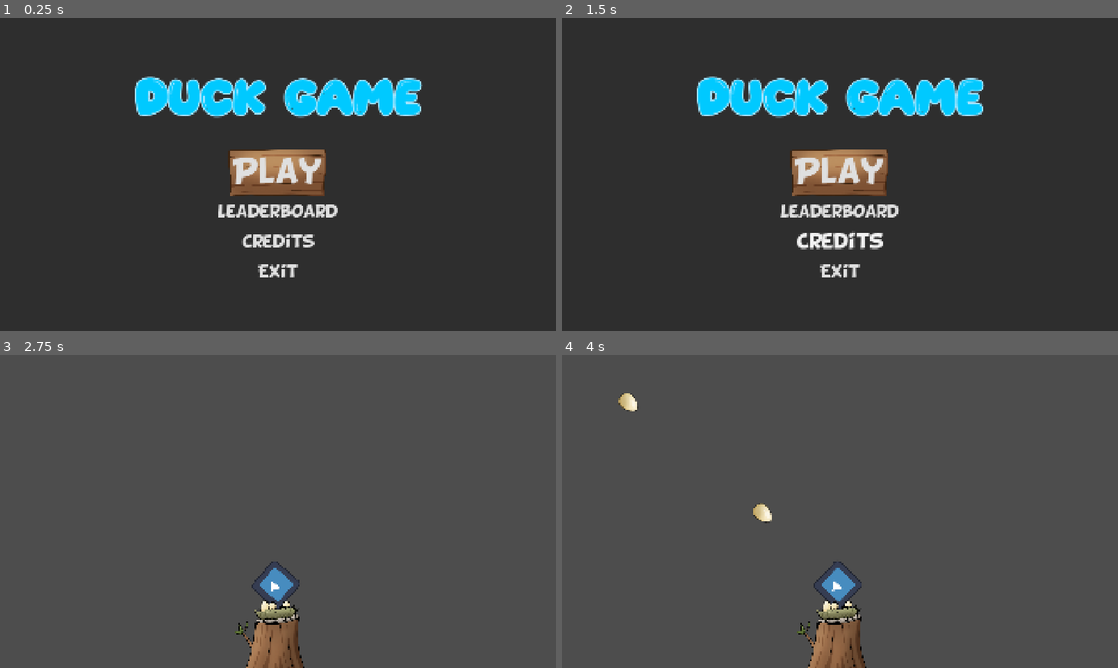
Above: before the commit, frames 1-4 (two rows, left to right).
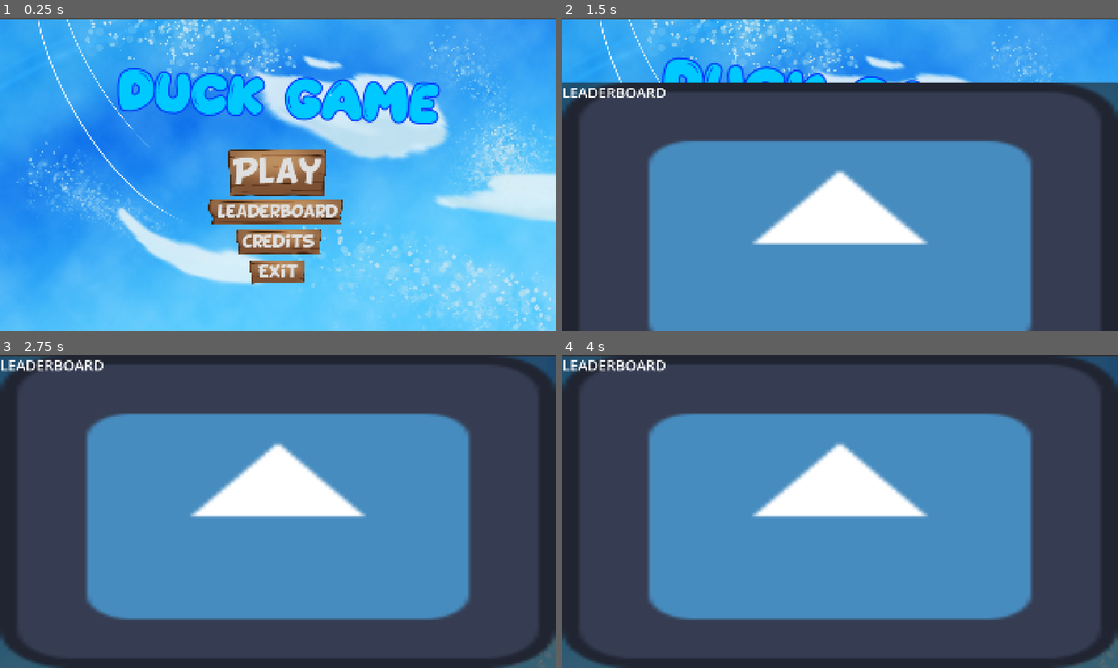
Above: after the commit, the same moments.

Repository: ms5051-hash/HacksComs26
Game: Godot game, scene res://Scenes/mainScene.tscn
Same seed, same stepped clock (60 frames per second), same inputs: the game is played once before the commit and once after it. The engine's default icon, where the game draws it, is replaced by a stand-in: a white triangle on a blue panel in a dark square.
Inputs (mouse positions are in pixels of both pictures, inside the frame that each line leads up to):
- Up to frame 1 (0.25 s): no input
- Up to frame 2 (1.5 s): click "Leaderboard" at 0.5 s; click (840, 243) at 1.25 s, where only the run before the commit has a clickable "Credits"
- Up to frame 3 (2.75 s): click (278, 511) at 2 s, where only the run before the commit has a clickable "Play"
- Up to frame 4 (4 s): click (840, 511) at 2.75 s, where only the run after the commit has a clickable "Play"; click (840, 549) at 3.5 s, where only the run after the commit has a clickable "Leaderboard"

The runs differ from the first frame. In frame 1, 94% of the frame differs, in the area x 0-100%, y 0-100%; in frame 2, 93%; in frame 3, 61%; in frame 4, 61%.

Commit message:
Finished the title tween

Diff:
--- a/duck-game-2026/Scenes/mainScene.tscn
+++ b/duck-game-2026/Scenes/mainScene.tscn
@@ -5,6 +5,10 @@
 [ext_resource type="Script" uid="uid://bmkkx75icxgef" path="res://Scripts/FancyButton.gd" id="2_ly6xb"]
 [ext_resource type="FontFile" uid="uid://dcqadqtoqq4qe" path="res://Fonts/BD_Cartoon_Shout.ttf" id="3_m8nr8"]
 [ext_resource type="Texture2D" uid="uid://c0y34dc0xby81" path="res://Assets/BasicWoodButton.png" id="4_47rga"]
+[ext_resource type="Texture2D" uid="uid://cmverp0qpdpg5" path="res://icon.svg" id="6_yyxd1"]
+[ext_resource type="Texture2D" uid="uid://xq0ia4bw4q7f" path="res://Assets/Sky.png" id="7_0vbqt"]
+
+[sub_resource type="StyleBoxEmpty" id="StyleBoxEmpty_08630"]
 
 [sub_resource type="StyleBoxEmpty" id="StyleBoxEmpty_47rga"]
 
@@ -30,8 +34,13 @@
 
 [sub_resource type="StyleBoxEmpty" id="StyleBoxEmpty_uu6ay"]
 
-[node name="Main" type="Node2D" unique_id=596674964]
+[node name="Main" type="Node2D" unique_id=596674964 node_paths=PackedStringArray("title", "leaderboard_panel", "credits_panel", "menu_buttons")]
 script = ExtResource("1_2c717")
+title = NodePath("CanvasLayer/Control/Panel/Title")
+leaderboard_panel = NodePath("CanvasLayer/Control/LeaderboardPanel")
+credits_panel = NodePath("CanvasLayer/Control/CreditsPanel")
+leaderboard_duration = 1.5
+menu_buttons = [NodePath("CanvasLayer/Control/Panel/PlayButton"), NodePath("CanvasLayer/Control/Panel/LeaderBoardButton"), NodePath("CanvasLayer/Control/Panel/CreditsButton"), NodePath("CanvasLayer/Control/Panel/ExitButton")]
 
 [node name="CanvasLayer" type="CanvasLayer" parent="." unique_id=418878514]
 
@@ -50,20 +59,21 @@
 anchor_bottom = 1.0
 grow_horizontal = 2
 grow_vertical = 2
+theme_override_styles/panel = SubResource("StyleBoxEmpty_08630")
 
 [node name="Title" type="Label" parent="CanvasLayer/Control/Panel" unique_id=382179026]
 layout_mode = 1
 anchors_preset = 5
 anchor_left = 0.5
 anchor_right = 0.5
-offset_left = -320.0
+offset_left = -493.0
 offset_top = 200.0
-offset_right = 320.0
+offset_right = 493.0
 offset_bottom = 360.0
 grow_horizontal = 2
-pivot_offset = Vector2(320, 80)
+pivot_offset = Vector2(493, 80)
 theme_override_colors/font_color = Color(0, 0.7882353, 1, 1)
-theme_override_colors/font_outline_color = Color(0.63529414, 0.8980392, 1, 1)
+theme_override_colors/font_outline_color = Color(0, 0.2140898, 0.9899928, 1)
 theme_override_constants/outline_size = 20
 theme_override_fonts/font = ExtResource("2_hewda")
 theme_override_font_sizes/font_size = 150
@@ -124,6 +134,13 @@
 expand_icon = true
 script = ExtResource("2_ly6xb")
 
+[node name="BasicWoodButton" type="Sprite2D" parent="CanvasLayer/Control/Panel/LeaderBoardButton" unique_id=782906894]
+z_index = -1
+position = Vector2(202.79681, 38.17995)
+rotation = 3.1415927
+scale = Vector2(0.47759366, -0.19471972)
+texture = ExtResource("4_47rga")
+
 [node name="CreditsButton" type="Button" parent="CanvasLayer/Control/Panel" unique_id=394703208]
 layout_mode = 1
 anchors_preset = 8
@@ -148,6 +165,13 @@
 text = "Credits"
 script = ExtResource("2_ly6xb")
 
+[node name="BasicWoodButton2" type="Sprite2D" parent="CanvasLayer/Control/Panel/CreditsButton" unique_id=704674647]
+z_index = -1
+position = Vector2(128.57498, 36.97504)
+rotation = -3.1415925
+scale = Vector2(0.30214342, -0.18921953)
+texture = ExtResource("4_47rga")
+
 [node name="ExitButton" type="Button" parent="CanvasLayer/Control/Panel" unique_id=715469778]
 layout_mode = 1
 anchors_preset = 8
@@ -172,6 +196,13 @@
 text = "Exit"
 script = ExtResource("2_ly6xb")
 
+[node name="BasicWoodButton3" type="Sprite2D" parent="CanvasLayer/Control/Panel/ExitButton" unique_id=1187098356]
+z_index = -1
+position = Vector2(69.72493, 37.524994)
+rotation = -3.1415925
+scale = Vector2(0.19654372, -0.17161952)
+texture = ExtResource("4_47rga")
+
 [node name="LeaderboardPanel" type="Panel" parent="CanvasLayer/Control" unique_id=632507314]
 layout_mode = 1
 anchors_preset = 15
@@ -181,6 +212,48 @@
 offset_bottom = 1080.0
 grow_horizontal = 2
 grow_vertical = 2
+
+[node name="Label" type="Label" parent="CanvasLayer/Control/LeaderboardPanel" unique_id=1581982329]
+z_index = 1
+layout_mode = 0
+offset_right = 1912.0
+offset_bottom = 1080.0
+theme_override_font_sizes/font_size = 50
+text = "LEADERBOARD
+"
+
+[node name="Icon" type="Sprite2D" parent="CanvasLayer/Control/LeaderboardPanel" unique_id=1985461368]
+position = Vector2(960, 539.99994)
+scale = Vector2(15, 8.437501)
+texture = ExtResource("6_yyxd1")
+
+[node name="CreditsPanel" type="Panel" parent="CanvasLayer/Control" unique_id=1177735752]
+layout_mode = 1
+anchors_preset = 15
+anchor_right = 1.0
+anchor_bottom = 1.0
+offset_top = 1080.0
+offset_bottom = 1080.0
+grow_horizontal = 2
+grow_vertical = 2
+
+[node name="Label2" type="Label" parent="CanvasLayer/Control/CreditsPanel" unique_id=892277760]
+z_index = 1
+layout_mode = 0
+offset_right = 1912.0
+offset_bottom = 1080.0
+theme_override_font_sizes/font_size = 50
+text = "CREDITS
+"
+
+[node name="Icon" type="Sprite2D" parent="CanvasLayer/Control/CreditsPanel" unique_id=802036132]
+position = Vector2(960, 539.99994)
+scale = Vector2(15, 8.437501)
+texture = ExtResource("6_yyxd1")
+
+[node name="Sky" type="Sprite2D" parent="." unique_id=951986576]
+position = Vector2(960, 544)
+texture = ExtResource("7_0vbqt")
 
 [connection signal="mouse_entered" from="CanvasLayer/Control/Panel/PlayButton" to="CanvasLayer/Control/Panel/PlayButton" method="_on_mouse_entered"]
 [connection signal="mouse_exited" from="CanvasLayer/Control/Panel/PlayButton" to="CanvasLayer/Control/Panel/PlayButton" method="_on_mouse_exited"]
--- a/duck-game-2026/Scripts/FancyButton.gd
+++ b/duck-game-2026/Scripts/FancyButton.gd
@@ -3,7 +3,6 @@
 var default_scale: Vector2 = Vector2.ONE
 var hover_scale: Vector2 = Vector2(1.2, 1.2)
 var tween_duration: float = 0.5
-
 
 func _on_mouse_entered() -> void:
 	var tween = create_tween()
--- a/duck-game-2026/Scripts/MainMenu.gd
+++ b/duck-game-2026/Scripts/MainMenu.gd
@@ -1,17 +1,159 @@
 extends Node
 
+enum MenuPanelState{
+	Menu,
+	Leaderboard,
+	Credits
+}
+
+@export var title: Label
+@export var leaderboard_panel: Panel
+@export var credits_panel: Panel
+@export_range(0,5) var leaderboard_duration: float = 1
+@export var menu_buttons: Array[Button]
+var current_menu_state: MenuPanelState = MenuPanelState.Menu
+var currently_tweening: bool = false
+
+func _ready() -> void:
+	# set up title tween
+	var tween = create_tween()
+
+	# one side
+	tween.tween_property(
+		title,
+		"rotation",
+		deg_to_rad(10),
+		1
+	)
+
+	tween.parallel().tween_property(
+		title,
+		"scale",
+		Vector2(1,1) * 1.5,
+		1
+	)
+
+	# middle
+	tween.tween_property(
+		title,
+		"rotation",
+		deg_to_rad(0),
+		1
+	)
+
+	tween.parallel().tween_property(
+		title,
+		"scale",
+		Vector2(1,1),
+		1
+	)
+
+	# other side
+	tween.tween_property(
+		title,
+		"rotation",
+		deg_to_rad(-10),
+		1
+	)
+
+	tween.parallel().tween_property(
+		title,
+		"scale",
+		Vector2(1,1) * 1.5,
+		1
+	)
+
+	# middle
+	tween.tween_property(
+		title,
+		"rotation",
+		deg_to_rad(0),
+		1
+	)
+
+	tween.parallel().tween_property(
+		title,
+		"scale",
+		Vector2(1,1),
+		1
+	)
+	tween.set_loops()
+	pass
+
+# Tweens
+func _tween_panel_up(panel: Panel) -> void:
+	if currently_tweening: return
+
+	_set_buttons(false)
+	currently_tweening = true
+	var tween = create_tween()
+	tween.set_trans(Tween.TRANS_BOUNCE)
+	tween.set_ease(Tween.EASE_OUT)
+	tween.tween_property(panel, "position", Vector2(0,0), leaderboard_duration)
+
+	await tween.finished
+	_set_buttons(true)
+	currently_tweening = false
+	pass
+
+func _tween_panel_down(panel: Panel) -> void:
+	if currently_tweening: return
+
+	_set_buttons(false)
+
+	var tween = create_tween()
+	tween.set_trans(Tween.TRANS_BOUNCE)
+	tween.set_ease(Tween.EASE_OUT)
+	tween.tween_property(panel, "position", Vector2(0,1080), leaderboard_duration)
+
+	await tween.finished
+	_set_buttons(true)
+	currently_tweening = false
+	pass
+
+# Signal Functions
 func _on_play_button_pressed() -> void:
 	get_tree().change_scene_to_file("res://Scenes/game.tscn")
 	pass # Replace with function body.
 
+func _on_leaderboard_button_pressed() -> void:
+	# Open up the leaderboard!
+	current_menu_state = MenuPanelState.Leaderboard
+	_tween_panel_up(leaderboard_panel)
 
-func _on_leaderboard_button_pressed() -> void:
 	pass # Replace with function body.
 
-
 func _on_credits_button_pressed() -> void:
+	current_menu_state = MenuPanelState.Credits
+	_tween_panel_up(credits_panel)
 	pass # Replace with function body.
 
+func _on_exit_button_pressed() -> void:
+	get_tree().quit()
+	pass # Replace with function body.
 
-func _on_exit_button_pressed() -> void:
-	pass # Replace with function body.
+# Extra helpers
+func _set_buttons(enabled: bool) -> void:
+	for b:Button in menu_buttons:
+		b.disabled = !enabled
+	pass
+
+# Update
+func _process(delta: float) -> void:
+
+	if currently_tweening: return
+	# Use finite state machine to determine what scene
+	match(current_menu_state):
+		MenuPanelState.Menu:
+			if Input.is_action_just_pressed("escape"):
+				get_tree().quit()
+
+		MenuPanelState.Leaderboard:
+			if Input.is_action_just_pressed("escape"):
+				current_menu_state = MenuPanelState.Menu
+				_tween_panel_down(leaderboard_panel)
+
+		MenuPanelState.Credits:
+			if Input.is_action_just_pressed("escape"):
+				current_menu_state = MenuPanelState.Menu
+				_tween_panel_down(credits_panel)
--- a/duck-game-2026/Scripts/Player.gd
+++ b/duck-game-2026/Scripts/Player.gd
@@ -5,7 +5,6 @@
 # Called when the node enters the scene tree for the first time.
 func _ready() -> void:
 	pass # Replace with function body.
-
 
 # Called every frame. 'delta' is the elapsed time since the previous frame.
 func _process(delta: float) -> void:
--- a/duck-game-2026/project.godot
+++ b/duck-game-2026/project.godot
@@ -28,6 +28,11 @@
 "events": [Object(InputEventMouseButton,"resource_local_to_scene":false,"resource_name":"","device":-1,"window_id":0,"a …(253 unchanged characters)…
 ]
 }
+escape={
+"deadzone": 0.2,
+"events": [Object(InputEventKey,"resource_local_to_scene":false,"resource_name":"","device":-1,"window_id":0,"alt_pressed":false,"shift_pressed":false,"ctrl_pressed":false,"meta_pressed":false,"pressed":false,"keycode":0,"physical_keycode":4194305,"key_label":0,"unicode":0,"location":0,"echo":false,"script":null)
+]
+}
 
 [physics]
 
Binary file added: duck-game-2026/Assets/Sky.png
Not shown, added: duck-game-2026/Assets/Sky.png.import
